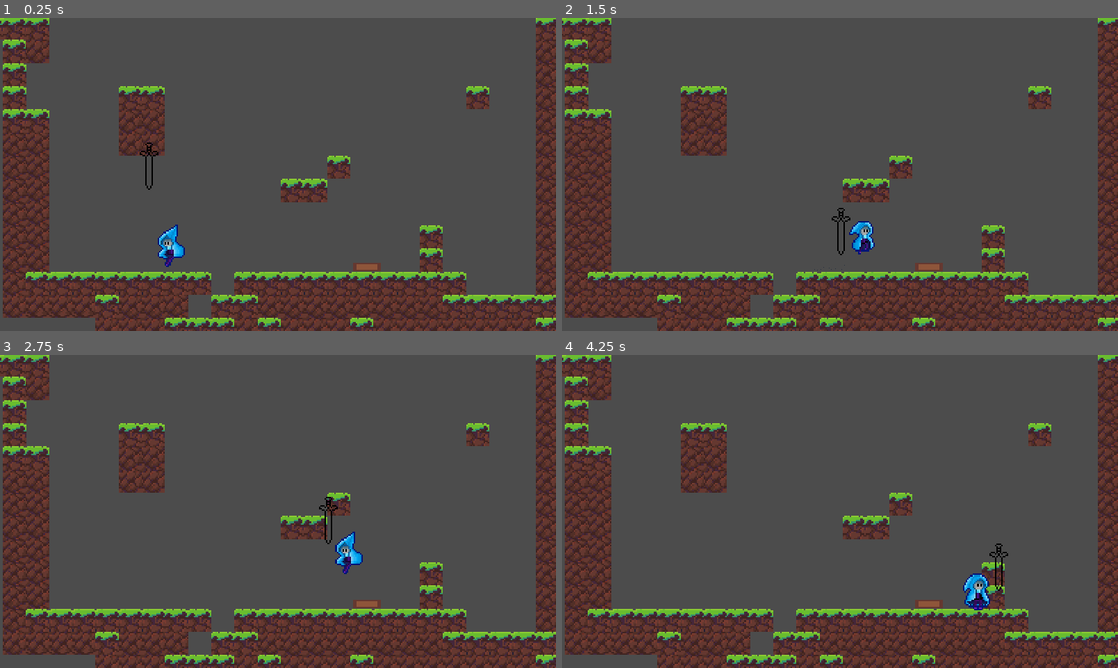
Above: before the commit, frames 1-4 (two rows, left to right).
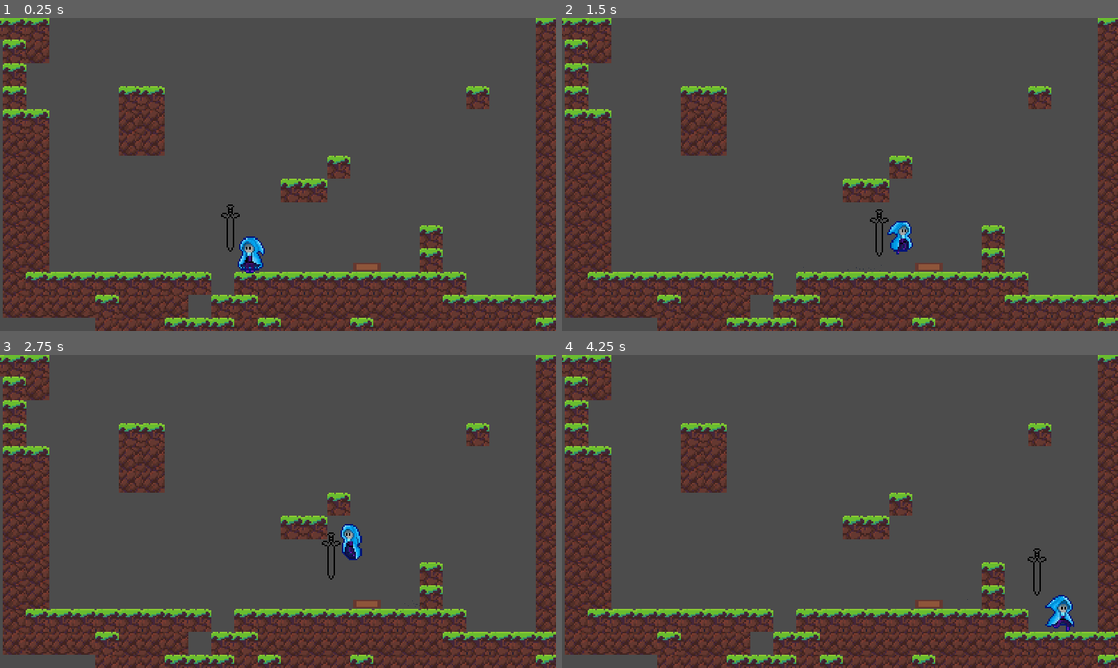
Above: after the commit, the same moments.

Repository: suomanic/LittleBlueHat
Game: Godot game, scene res://Levels/grass.tscn
Same seed, same stepped clock (60 frames per second), same inputs: the game is played once before the commit and once after it.
Inputs (mouse positions are in pixels of both pictures, inside the frame that each line leads up to):
- Up to frame 1 (0.25 s): no input
- Up to frame 2 (1.5 s): move the mouse to (962, 158) at 0.52 s; hold Space (jump) 0.53-1.28 s; hold D (move_right) from 0.53 s (still down); click (962, 158) at 0.6 s; move the mouse to (728, 190) at 1.27 s; tap Space (jump) at 1.35 s
- Up to frame 3 (2.75 s): tap Space (jump) at 1.52, 1.82, 2.3 s; click (166, 527) at 1.55 s; move the mouse to (333, 442) at 2.02 s; release D (move_right) at 2.03 s; hold A (move_left) from 2.03 s (still down); hold S (Crouch) from 2.03 s (still down)
- Up to frame 4 (4.25 s): move the mouse to (812, 574) at 2.77 s; release A (move_left) at 2.78 s; release S (Crouch) at 2.78 s; hold D (move_right) from 2.78 s (still down); click (812, 574) at 2.85 s; tap Space (jump) at 3.02, 3.32 s; move the mouse to (1006, 558) at 3.52 s; hold Space (jump) from 3.53 s (still down); click (1006, 558) at 3.6 s

The runs differ from the first frame. In frame 1, 1.0% of the frame differs, in the area x 25-48%, y 39-82%; in frame 2, 0.9%; in frame 3, 0.7%; in frame 4, 1.0%, in the area x 72-93%, y 60-89%.

Commit message:
Mod:角色与武器合并为玩家节点

Diff:
--- a/Actors/Player/AnimState/Crouch.gd
+++ b/Actors/Player/AnimState/Crouch.gd
@@ -9,8 +9,8 @@
 	pass
 
 func execute():
-	if !owner.owner.input_module.is_crouch_pressed:
-		if owner.owner.velocity.x == 0:
+	if !owner.owner.owner.input_module.is_crouch_pressed:
+		if owner.owner.owner.velocity.x == 0:
 			owner.Ground_State_Machine.change_state(owner.AS_IdleState.new(owner))
 		else:
 			owner.Ground_State_Machine.change_state(owner.AS_RunState.new(owner))
--- a/Actors/Player/AnimState/Fall.gd
+++ b/Actors/Player/AnimState/Fall.gd
@@ -9,9 +9,9 @@
 	pass
 
 func execute():
-	if owner.owner.velocity.y < - owner.owner.movement_module.jump_force:
+	if owner.owner.owner.velocity.y < - owner.owner.movement_module.jump_force:
 		owner.Air_State_Machine.change_state(owner.AS_UpState.new(owner))
-	elif owner.owner.velocity.y > - owner.owner.movement_module.jump_force && owner.owner.velocity.y < owner.owner.movement_module.jump_force :
+	elif owner.owner.owner.velocity.y > - owner.owner.movement_module.jump_force && owner.owner.owner.velocity.y < owner.owner.movement_module.jump_force :
 		owner.Air_State_Machine.change_state(owner.AS_UptoFallState.new(owner))
 
 func exit():
--- a/Actors/Player/AnimState/Idle.gd
+++ b/Actors/Player/AnimState/Idle.gd
@@ -8,10 +8,10 @@
 	pass
 
 func execute():
-	if owner.owner.velocity.x != 0 :
+	if owner.owner.owner.velocity.x != 0 :
 		owner.Ground_State_Machine.change_state(owner.AS_RunState.new(owner))
 
-	if owner.owner.input_module.is_crouch_pressed:
+	if owner.owner.owner.input_module.is_crouch_pressed:
 		owner.Ground_State_Machine.change_state(owner.AS_CrouchState.new(owner))
 	pass
 
--- a/Actors/Player/AnimState/Run.gd
+++ b/Actors/Player/AnimState/Run.gd
@@ -9,10 +9,10 @@
 	pass
 
 func execute():
-	if owner.owner.velocity.x == 0:
+	if owner.owner.owner.velocity.x == 0:
 		owner.Ground_State_Machine.change_state(owner.AS_IdleState.new(owner))
 
-	if owner.owner.input_module.is_crouch_pressed:
+	if owner.owner.owner.input_module.is_crouch_pressed:
 		owner.Ground_State_Machine.change_state(owner.AS_CrouchState.new(owner))
 	pass
 
--- a/Actors/Player/AnimState/Up.gd
+++ b/Actors/Player/AnimState/Up.gd
@@ -9,7 +9,7 @@
 	pass
 
 func execute():
-	if owner.owner.velocity.y > -owner.owner.movement_module.jump_force:
+	if owner.owner.owner.velocity.y > -owner.owner.movement_module.jump_force:
 		owner.Air_State_Machine.change_state(owner.AS_UptoFallState.new(owner))
 
 func exit():
--- a/Actors/Player/AnimState/UptoFall.gd
+++ b/Actors/Player/AnimState/UptoFall.gd
@@ -19,7 +19,7 @@
 	double_anim_count = 2 * djf / 7
 
 func execute():
-	velocity_y = owner.owner.velocity.y
+	velocity_y = owner.owner.owner.velocity.y
 
 	if owner.owner.movement_module.jump_count == 2:
 		if velocity_y > -djf && velocity_y < -djf + double_anim_count:
--- a/Actors/Player/Player.gd
+++ b/Actors/Player/Character.gd
@@ -1,6 +1,4 @@
-extends Actor
-
-var direction: = Vector2()
+extends KinematicBody2D
 
 # movement state machine
 var movement_state_machine : StateMachine
@@ -20,8 +18,7 @@
 const AS_AirState = preload("res://Actors/Player/Animstate/Air.gd")
 const AS_GroundState = preload("res://Actors/Player/Animstate/Ground.gd")
 
-onready var input_module = get_node("PlayerInput")
-onready var movement_module = get_node("PlayerMovement")
+onready var movement_module = get_node("CharacterMovement")
 
 onready var standing_collision = $Standing_Shape
 onready var crouching_collision = $Crouching_Shape
@@ -39,27 +36,25 @@
 	anim_state_machine.update()
 	movement_state_machine.update()
 
-	direction = input_module.get_direction()
-
 	animation_control()
 
-	if is_on_floor() and velocity.x != 0:
+	if is_on_floor() and owner.velocity.x != 0:
 		$Particles2D.set_emitting(true)
 	else :
 		$Particles2D.set_emitting(false)
 
 func animation_control():
-	if direction.x > 0 :
+	if owner.input_module.get_direction().x > 0 :
 		$AnimSpriteSheet.scale.x = 1
 		$Particles2D.scale.x = 1
 		$Particles2D.set_position(Vector2(-4,12))
-	elif direction.x < 0 :
+	elif owner.input_module.get_direction().x < 0 :
 		$AnimSpriteSheet.scale.x = -1
 		$Particles2D.scale.x = -1
 		$Particles2D.set_position(Vector2(4,12))
 
 func _spring_area_entered(area: Area2D) -> void:
-	velocity.y = -350
+	owner.velocity.y = -350
 	movement_module.jump_count = 1
 
 func tocourch_anim_end():
--- a/Actors/Player/Player.tscn
+++ b/Actors/Player/Character.tscn
@@ -1,11 +1,8 @@
-[gd_scene load_steps=20 format=2]
+[gd_scene load_steps=17 format=2]
 
 [ext_resource path="res://Assets/animation/animation package-Sheet.png" type="Texture" id=1]
-[ext_resource path="res://Actors/Player/Player.gd" type="Script" id=2]
-[ext_resource path="res://Actors/Player/PlayerInput.gd" type="Script" id=3]
+[ext_resource path="res://Actors/Player/Character.gd" type="Script" id=2]
 [ext_resource path="res://Actors/Player/PlayerMovement.gd" type="Script" id=4]
-[ext_resource path="res://Actors/Weapon/Sword/Sword.tscn" type="PackedScene" id=5]
-[ext_resource path="res://Actors/Weapon/Sword/Sword.gd" type="Script" id=6]
 
 [sub_resource type="Curve" id=1]
 min_value = -360.0
@@ -171,17 +168,14 @@
 } ]
 }
 
-[node name="Player" type="KinematicBody2D"]
+[node name="Character" type="KinematicBody2D"]
 collision_mask = 3
 script = ExtResource( 2 )
 __meta__ = {
 "_edit_horizontal_guides_": [ -14.0 ]
 }
 
-[node name="PlayerInput" type="Node2D" parent="."]
-script = ExtResource( 3 )
-
-[node name="PlayerMovement" type="Node" parent="."]
+[node name="CharacterMovement" type="Node" parent="."]
 script = ExtResource( 4 )
 
 [node name="Particles2D" type="Particles2D" parent="."]
@@ -234,8 +228,4 @@
 [node name="Standing_Shape" type="CollisionShape2D" parent="."]
 shape = SubResource( 6 )
 
-[node name="Sword" parent="." instance=ExtResource( 5 )]
-position = Vector2( 15, -15 )
-script = ExtResource( 6 )
-
 [connection signal="area_entered" from="Trigger" to="." method="_spring_area_entered"]
--- a/Actors/Player/MovementState/Crouch.gd
+++ b/Actors/Player/MovementState/Crouch.gd
@@ -9,16 +9,16 @@
 func execute():
 	owner.movement_module.crouch_move()
 
-	if !owner.is_on_wall() and !owner.input_module.is_crouch_pressed:
-		if owner.velocity.x == 0:
+	if !owner.is_on_wall() and !owner.owner.input_module.is_crouch_pressed:
+		if owner.owner.velocity.x == 0:
 			owner.movement_state_machine.change_state(owner.MS_IdleState.new(owner))
-		elif owner.velocity.x != 0:
+		elif owner.owner.velocity.x != 0:
 			owner.movement_state_machine.change_state(owner.MS_RunState.new(owner))
 
 	elif owner.movement_module._coyote_counter > 0 and owner.movement_module._jump_buffer_counter > 0:
 		owner.movement_state_machine.change_state(owner.MS_UpState.new(owner))
 
-	elif owner.velocity.y < 0 :
+	elif owner.owner.velocity.y < 0 :
 		owner.movement_state_machine.change_state(owner.MS_UpState.new(owner))
 	pass
 
--- a/Actors/Player/MovementState/DoubleJump.gd
+++ b/Actors/Player/MovementState/DoubleJump.gd
@@ -10,12 +10,12 @@
 	owner.movement_module.move()
 	owner.movement_module.jump()
 
-	if owner.is_on_floor() and owner.velocity.x == 0:
+	if owner.is_on_floor() and owner.owner.velocity.x == 0:
 		owner.movement_state_machine.change_state(owner.MS_IdleState.new(owner))
-	elif owner.is_on_floor() and owner.velocity.x != 0:
+	elif owner.is_on_floor() and owner.owner.velocity.x != 0:
 		owner.movement_state_machine.change_state(owner.MS_RunState.new(owner))
 
-	if owner.velocity.y >= owner.movement_module.jump_force:
+	if owner.owner.velocity.y >= owner.movement_module.jump_force:
 		owner.movement_state_machine.change_state(owner.MS_FallState.new(owner))
 
 
--- a/Actors/Player/MovementState/Fall.gd
+++ b/Actors/Player/MovementState/Fall.gd
@@ -13,10 +13,10 @@
 
 	if owner.is_on_floor():
 		owner.movement_state_machine.change_state(owner.MS_IdleState.new(owner))
-	elif owner.velocity.y < 0 :
+	elif owner.owner.velocity.y < 0 :
 		owner.movement_state_machine.change_state(owner.MS_UpState.new(owner))
 
-	if owner.input_module.is_jump_pressed:
+	if owner.owner.input_module.is_jump_pressed:
 		owner.movement_state_machine.change_state(owner.MS_DoubleJumpState.new(owner))
 
 
--- a/Actors/Player/MovementState/Idle.gd
+++ b/Actors/Player/MovementState/Idle.gd
@@ -10,16 +10,16 @@
 	owner.movement_module.move()
 	owner.movement_module.jump()
 
-	if owner.velocity.x !=0 and !owner.is_on_wall():
+	if owner.owner.velocity.x !=0 and !owner.is_on_wall():
 		owner.movement_state_machine.change_state(owner.MS_RunState.new(owner))
 
 	elif owner.movement_module._coyote_counter > 0 and owner.movement_module._jump_buffer_counter > 0:
 		owner.movement_state_machine.change_state(owner.MS_UpState.new(owner))
 
-	elif owner.velocity.y < 0 :
+	elif owner.owner.velocity.y < 0 :
 		owner.movement_state_machine.change_state(owner.MS_UpState.new(owner))
 
-	if owner.input_module.is_crouch_pressed:
+	if owner.owner.input_module.is_crouch_pressed:
 		owner.movement_state_machine.change_state(owner.MS_CrouchState.new(owner))
 
 func exit():
--- a/Actors/Player/MovementState/Run.gd
+++ b/Actors/Player/MovementState/Run.gd
@@ -10,16 +10,16 @@
 	owner.movement_module.move()
 	owner.movement_module.jump()
 
-	if (owner.movement_module._coyote_counter > 0 and owner.movement_module._jump_buffer_counter > 0)|| owner.velocity.y < 0:
+	if (owner.movement_module._coyote_counter > 0 and owner.movement_module._jump_buffer_counter > 0)|| owner.owner.velocity.y < 0:
 		owner.movement_state_machine.change_state(owner.MS_UpState.new(owner))
 
-	if owner.velocity.x == 0 and owner.is_on_floor():
+	if owner.owner.velocity.x == 0 and owner.is_on_floor():
 		owner.movement_state_machine.change_state(owner.MS_IdleState.new(owner))
 
-	elif owner.movement_module._coyote_counter < 0  and owner.velocity.y > 0:
+	elif owner.movement_module._coyote_counter < 0  and owner.owner.velocity.y > 0:
 		owner.movement_state_machine.change_state(owner.MS_FallState.new(owner))
 
-	if owner.input_module.is_crouch_pressed:
+	if owner.owner.input_module.is_crouch_pressed:
 		owner.movement_state_machine.change_state(owner.MS_CrouchState.new(owner))
 	pass
 
--- a/Actors/Player/MovementState/Up.gd
+++ b/Actors/Player/MovementState/Up.gd
@@ -10,10 +10,10 @@
 	owner.movement_module.move()
 	owner.movement_module.jump()
 
-	if owner.velocity.y > 0:
+	if owner.owner.velocity.y > 0:
 		owner.movement_state_machine.change_state(owner.MS_FallState.new(owner))
 
-	if owner.input_module.is_jump_pressed:
+	if owner.owner.input_module.is_jump_pressed:
 		owner.movement_state_machine.change_state(owner.MS_DoubleJumpState.new(owner))
 
 
--- a/Actors/Player/PlayerMovement.gd
+++ b/Actors/Player/PlayerMovement.gd
@@ -1,11 +1,14 @@
 extends Node
 
+#走出平台后的跳跃缓冲时间（土狼时间）
 var coyote_time: = 0.1
 var _coyote_counter: = 0.0
 
+#落地前的跳跃提前输入时间
 var jump_buffer_time := 0.1
 var _jump_buffer_counter := 0.0
 
+#落下与跳跃取消的重力倍数
 var fall_mutiply: = 1.5
 var jump_cancel_mutiply: = 1.2
 
@@ -15,10 +18,10 @@
 export var jump_force := 200
 export var double_jump_force := 180
 
+func _physics_process(delta):
 
-func _physics_process(delta):
 	apply_gravity(delta)
-	owner.velocity = owner.move_and_slide(owner.velocity,Vector2.UP)
+	owner.owner.velocity = owner.move_and_slide(owner.owner.velocity,Vector2.UP)
 
 	if owner.is_on_floor():
 		jump_count = 0
@@ -26,7 +29,7 @@
 	else :
 		_coyote_counter -= delta
 
-	if owner.input_module.is_jump_pressed:
+	if owner.owner.input_module.is_jump_pressed:
 		_jump_buffer_counter = jump_buffer_time
 	else:
 		_jump_buffer_counter -= delta
@@ -34,7 +37,7 @@
 func jump():
 	# single jump
 	if _coyote_counter > 0 and _jump_buffer_counter > 0 and  jump_count == 0:
-		 owner.velocity.y = -jump_force;
+		 owner.owner.velocity.y = -jump_force;
 		 _jump_buffer_counter = 0
 		 jump_count += 1
 
@@ -43,42 +46,42 @@
 		 jump_count = 1
 
 	# double jump
-	elif jump_count == 1 and jump_count < 2 and  owner.input_module.is_jump_pressed:
-		 owner.velocity.y = -double_jump_force;
+	elif jump_count == 1 and jump_count < 2 and  owner.owner.input_module.is_jump_pressed:
+		 owner.owner.velocity.y = -double_jump_force;
 		 _jump_buffer_counter = 0
 		 jump_count += 1
 
 
 func move():
-	if owner.direction.x == 0:
-		if owner.velocity.x > 0:
-			owner.velocity.x = max(owner.velocity.x - owner.deceleration,0)
-		elif owner.velocity.x < 0:
-			owner.velocity.x = min(owner.velocity.x + owner.deceleration,0)
-	elif owner.input_module.is_right_pressed:
-		owner.velocity.x = min(owner.velocity.x + owner.acceleration,max_speed)
-	elif owner.input_module.is_left_pressed:
-		owner.velocity.x = max(owner.velocity.x - owner.acceleration,-max_speed)
+	if owner.owner.input_module.get_direction().x == 0:
+		if owner.owner.velocity.x > 0:
+			owner.owner.velocity.x = max(owner.owner.velocity.x - owner.owner.deceleration,0)
+		elif owner.owner.velocity.x < 0:
+			owner.owner.velocity.x = min(owner.owner.velocity.x + owner.owner.deceleration,0)
+	elif owner.owner.input_module.is_right_pressed:
+		owner.owner.velocity.x = min(owner.owner.velocity.x + owner.owner.acceleration,max_speed)
+	elif owner.owner.input_module.is_left_pressed:
+		owner.owner.velocity.x = max(owner.owner.velocity.x - owner.owner.acceleration,-max_speed)
 
 func crouch_move():
-	if owner.direction.x == 0:
-		if owner.velocity.x > 0:
-			owner.velocity.x = max(owner.velocity.x - owner.deceleration,0)
-		elif owner.velocity.x < 0:
-			owner.velocity.x = min(owner.velocity.x + owner.deceleration,0)
-	elif owner.input_module.is_right_pressed:
-		owner.velocity.x = min(owner.velocity.x + owner.acceleration,20)
-	elif owner.input_module.is_left_pressed:
-		owner.velocity.x = max(owner.velocity.x - owner.acceleration,-20)
+	if owner.owner.input_module.get_direction().x == 0:
+		if owner.owner.velocity.x > 0:
+			owner.owner.velocity.x = max(owner.owner.velocity.x - owner.owner.deceleration,0)
+		elif owner.owner.velocity.x < 0:
+			owner.owner.velocity.x = min(owner.owner.velocity.x + owner.owner.deceleration,0)
+	elif owner.owner.input_module.is_right_pressed:
+		owner.owner.velocity.x = min(owner.owner.velocity.x + owner.owner.acceleration,20)
+	elif owner.owner.input_module.is_left_pressed:
+		owner.owner.velocity.x = max(owner.owner.velocity.x - owner.owner.acceleration,-20)
 
 
 func apply_gravity(delta):
-	if owner.velocity.y < 0 and Input.is_action_just_released("jump"):
-		owner.velocity.y = owner.velocity.y * 0.5
-		owner.velocity.y += owner.gravity * jump_cancel_mutiply * delta
+	if owner.owner.velocity.y < 0 and Input.is_action_just_released("jump"):
+		owner.owner.velocity.y = owner.owner.velocity.y * 0.5
+		owner.owner.velocity.y += owner.owner.gravity * jump_cancel_mutiply * delta
 
-	elif owner.velocity.y > 0 and jump_count != 0:
-		owner.velocity.y += owner.gravity * fall_mutiply * delta
+	elif owner.owner.velocity.y > 0 and jump_count != 0:
+		owner.owner.velocity.y += owner.owner.gravity * fall_mutiply * delta
 
 	else :
-		owner.velocity.y +=owner.gravity * delta
+		owner.owner.velocity.y +=owner.owner.gravity * delta
--- a/Actors/Weapon/Sword/Sword.gd
+++ b/Actors/Weapon/Sword/Sword.gd
@@ -4,10 +4,10 @@
 	pass
 
 func _physics_process(delta):
-	set_as_toplevel(true)
 	_move()
+	print_debug(owner.owner.character.global_position)
 
-	if Input.is_action_just_pressed("attack"):
+	if owner.owner.input_module.is_attack_just_pressed:
 		$AnimationPlayer.play("attack")
 	pass
 
@@ -18,9 +18,9 @@
 	# 该武器(self)位置和角色位置的目标偏移量
 	var target_offset : Vector2
 	# 当前鼠标位置和角色位置的偏移量
-	var mouse_offset_from_chara : = Vector2(owner.input_module.mouse_global_position - owner.global_position)
+	var mouse_offset_from_chara : = Vector2(owner.owner.input_module.mouse_global_position -  owner.owner.character.global_position)
 	# 当前该武器(self)位置和角色位置的偏移量
-	var weapon_offset_from_chara : = Vector2(self.global_position - owner.global_position)
+	var weapon_offset_from_chara : = Vector2(global_position - owner.owner.character.global_position)
 
 	if(mouse_offset_from_chara.x > 0) :
 		scale.x = 1
@@ -54,7 +54,7 @@
 
 		# 追随角色的该武器(self)正在左右换边时，如果鼠标和角色运动方向同向，
 		# 为了防止追不上角色，把linear_interpolate_scale_rate.x调大
-		if (owner.direction.x > 0 && mouse_offset_from_chara.x > 0) || (owner.direction.x < 0 && mouse_offset_from_chara.x < 0) :
+		if (owner.owner.input_module.get_direction().x > 0 && mouse_offset_from_chara.x > 0) || (owner.owner.input_module.get_direction().x < 0 && mouse_offset_from_chara.x < 0) :
 			linear_interpolate_scale_rate.x = 0.5
 
 	# 如果追随角色的该武器(self)没有在左右换边的过程中，为了防止追不上角色，
@@ -63,6 +63,6 @@
 		linear_interpolate_scale_rate.x = 0.5
 
 	# 水平方向非线性动画
-	self.global_position = self.global_position.linear_interpolate(Vector2(owner.global_position.x + target_offset.x, self.global_position.y), linear_interpolate_scale_rate.x)
+	global_position = global_position.linear_interpolate(Vector2(owner.owner.character.global_position.x + target_offset.x, self.global_position.y), linear_interpolate_scale_rate.x)
 	# 垂直方向非线性动画
-	self.global_position = self.global_position.linear_interpolate(Vector2(self.global_position.x, owner.global_position.y + target_offset.y + mouse_offset_from_chara.y / 20), linear_interpolate_scale_rate.y)
+	global_position = global_position.linear_interpolate(Vector2(global_position.x, owner.owner.character.global_position.y + target_offset.y + mouse_offset_from_chara.y / 50), linear_interpolate_scale_rate.y)
--- a/Actors/Weapon/Sword/Sword.tscn
+++ b/Actors/Weapon/Sword/Sword.tscn
@@ -1,6 +1,7 @@
-[gd_scene load_steps=3 format=2]
+[gd_scene load_steps=4 format=2]
 
 [ext_resource path="res://Assets/animation/sword_animation-Sheet.png" type="Texture" id=1]
+[ext_resource path="res://Actors/Weapon/Sword/Sword.gd" type="Script" id=2]
 
 [sub_resource type="Animation" id=1]
 resource_name = "attack"
@@ -20,6 +21,7 @@
 }
 
 [node name="Sword" type="Node2D"]
+script = ExtResource( 2 )
 
 [node name="Sprite" type="Sprite" parent="."]
 position = Vector2( 5.5, 8 )
--- a/Actors/Weapon/Weapon.gd
+++ b/Actors/Weapon/Weapon.gd
@@ -1,7 +1,6 @@
-extends Node
+extends Node2D
 
 class_name Weapon
-
 # Called when the node enters the scene tree for the first time.
 func _ready():
 	pass # Replace with function body.
--- /dev/null
+++ b/Actors/Weapon/Weapon.tscn
@@ -0,0 +1,9 @@
+[gd_scene load_steps=3 format=2]
+
+[ext_resource path="res://Actors/Weapon/Sword/Sword.tscn" type="PackedScene" id=1]
+[ext_resource path="res://Actors/Weapon/Weapon.gd" type="Script" id=2]
+
+[node name="Weapon" type="Node2D"]
+script = ExtResource( 2 )
+
+[node name="Sword" parent="." instance=ExtResource( 1 )]
--- a/Levels/TestLevel.tscn
+++ b/Levels/TestLevel.tscn
@@ -1,6 +1,6 @@
 [gd_scene load_steps=25 format=2]
 
-[ext_resource path="res://Actors/Player/Player.tscn" type="PackedScene" id=1]
+[ext_resource path="res://Actors/Player/Character.tscn" type="PackedScene" id=1]
 [ext_resource path="res://Assets/castle_tilemap.png" type="Texture" id=2]
 [ext_resource path="res://Actors/Spring.tscn" type="PackedScene" id=3]
 [ext_resource path="res://Assets/castle_bg_tilemap.png" type="Texture" id=4]
--- a/Levels/grass.tscn
+++ b/Levels/grass.tscn
@@ -2,7 +2,7 @@
 
 [ext_resource path="res://Assets/grass_tilemap.png" type="Texture" id=1]
 [ext_resource path="res://Actors/Spring.tscn" type="PackedScene" id=2]
-[ext_resource path="res://Actors/Player/Player.tscn" type="PackedScene" id=3]
+[ext_resource path="res://Player.tscn" type="PackedScene" id=3]
 
 [sub_resource type="ConvexPolygonShape2D" id=1]
 points = PoolVector2Array( 0, 0, 16, 0, 16, 16, 0, 16 )
@@ -120,7 +120,7 @@
 } ]
 0/z_index = 0
 
-[node name="Node2D" type="Node2D"]
+[node name="GrassLevel" type="Node2D"]
 
 [node name="Camera2D" type="Camera2D" parent="."]
 position = Vector2( 190, 109 )
@@ -134,8 +134,8 @@
 format = 1
 tile_data = PoolIntArray( -1, 0, 0, -65535, 0, 0, -65512, 0, 0, 65535, 0, 0, 0, 0, 0, 1, 0, 0, 23, 0, 0, 24, 0, 0, 6553 …(2255 unchanged characters)…
 
-[node name="Player" parent="." instance=ExtResource( 3 )]
-position = Vector2( 116, 131 )
-
 [node name="Spring" parent="." instance=ExtResource( 2 )]
 position = Vector2( 251, 170 )
+
+[node name="Player" parent="." instance=ExtResource( 3 )]
+position = Vector2( 171, 144 )
--- /dev/null
+++ b/Player.gd
@@ -0,0 +1,7 @@
+extends Actor
+
+onready var input_module = get_node("PlayerInput")
+onready var character = get_node("Character")
+
+func _ready():
+	pass
--- /dev/null
+++ b/Player.tscn
@@ -0,0 +1,19 @@
+[gd_scene load_steps=5 format=2]
+
+[ext_resource path="res://Actors/Weapon/Weapon.tscn" type="PackedScene" id=1]
+[ext_resource path="res://Actors/Player/Character.tscn" type="PackedScene" id=2]
+[ext_resource path="res://Actors/Player/PlayerInput.gd" type="Script" id=3]
+[ext_resource path="res://Player.gd" type="Script" id=4]
+
+[node name="Player" type="Node2D"]
+position = Vector2( 0, -1 )
+script = ExtResource( 4 )
+
+[node name="PlayerInput" type="Node2D" parent="."]
+script = ExtResource( 3 )
+
+[node name="Character" parent="." instance=ExtResource( 2 )]
+position = Vector2( 0, -3 )
+
+[node name="Weapon" parent="." instance=ExtResource( 1 )]
+position = Vector2( 15, -3 )
--- a/Script/Actor.gd
+++ b/Script/Actor.gd
@@ -1,4 +1,4 @@
-extends KinematicBody2D
+extends Node2D
 class_name Actor
 
 export var gravity: = 600.0
--- a/project.godot
+++ b/project.godot
@@ -9,7 +9,7 @@
 config_version=4
 
 _global_script_classes=[ {
-"base": "KinematicBody2D",
+"base": "Node2D",
 "class": "Actor",
 "language": "GDScript",
 "path": "res://Script/Actor.gd"
@@ -24,7 +24,7 @@
 "language": "GDScript",
 "path": "res://State_Machine/StateMachine.gd"
 }, {
-"base": "Node",
+"base": "Node2D",
 "class": "Weapon",
 "language": "GDScript",
 "path": "res://Actors/Weapon/Weapon.gd"
